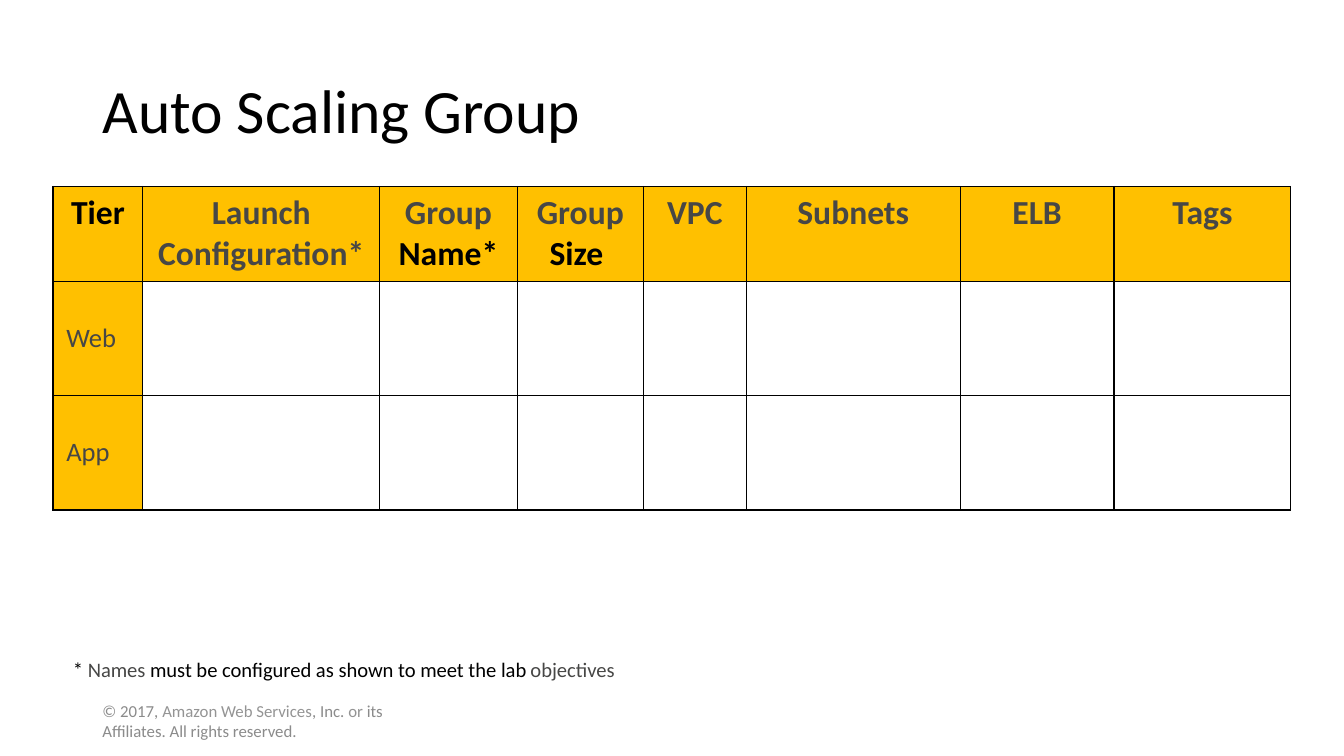
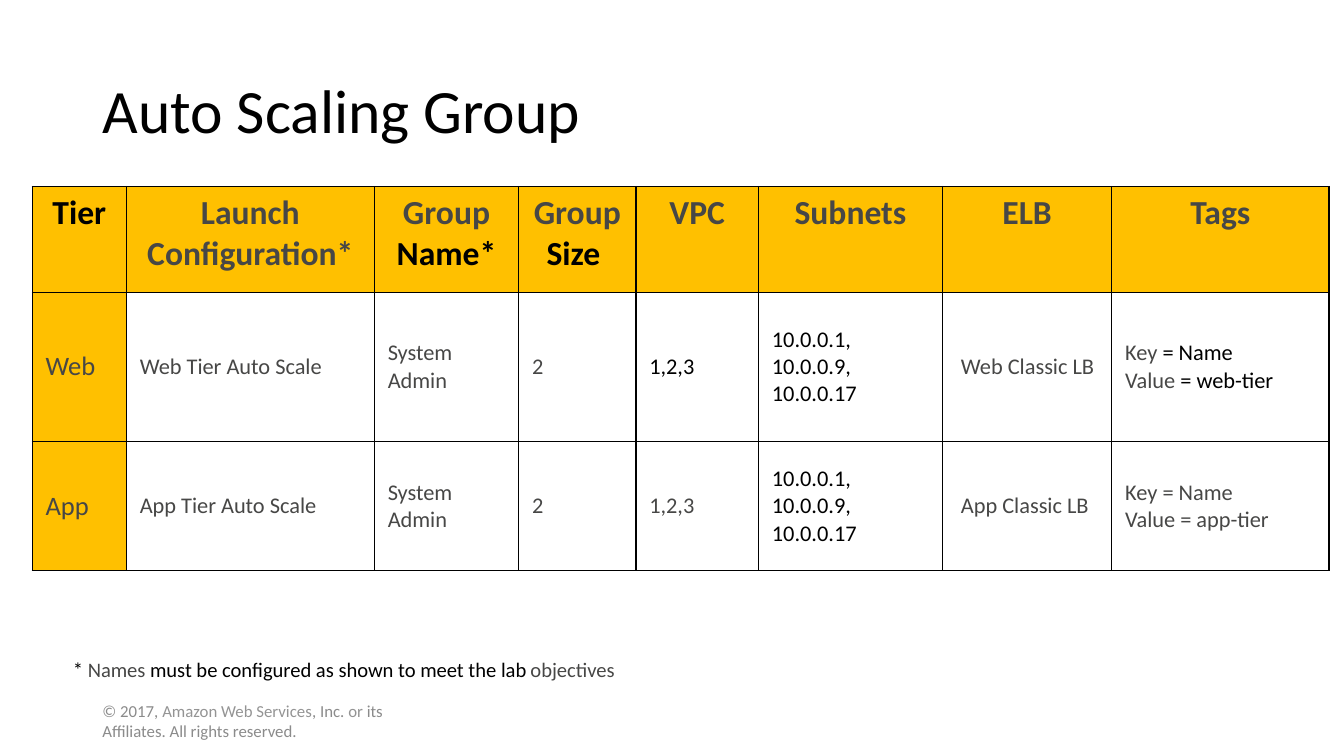
Before and after one commit to WilliamCareySemiColon/college_y3, a slide deck: slide 17 of Cloud_Computing/Labs/Assignment/part 1/Solution Template.pptx (slide 13 before the commit). Drawn at 1344x756 pixels with LibreOffice and Linux fonts; fonts in the diff are those of the drawing. Boxes give left, top, right and bottom in pixels: in the first picture for what was removed or moved away, otherwise in the second. Text is boxed around its words. In the diff, an @@ line names an element or a change of style, - is before the commit and + after.

```diff
--- a/Cloud_Computing/Labs/Assignment/part 1/Solution Template.pptx
+++ b/Cloud_Computing/Labs/Assignment/part 1/Solution Template.pptx
@@ table at (32,187,1329,571) @@
-row 2: Web |  |  |  |  |  |  | 
+row 2: Web | Web Tier Auto Scale | System Admin | 2 | 1,2,3 | 10.0.0.1, / 10.0.0.9, / 10.0.0.17 | Web Classic LB | Key = Name / Value = web-tier
-row 3: App |  |  |  |  |  |  | 
+row 3: App | App Tier Auto Scale | System Admin | 2 | 1,2,3 | 10.0.0.1, / 10.0.0.9, / 10.0.0.17 | App Classic LB | Key = Name / Value = app-tier
@@ table: place and size @@
-table at (53,187,1292,509)
+table at (32,187,1329,571)
```
Also in this commit, not shown: 7 other slides changed, 4 slides added, 3 other files.
